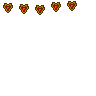
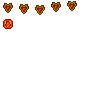
The second (96, 96) image is a revision of the first. Changes to its layers:
painted on "pickup_sheet.png" over [left=3, top=19, right=13, bottom=29]
